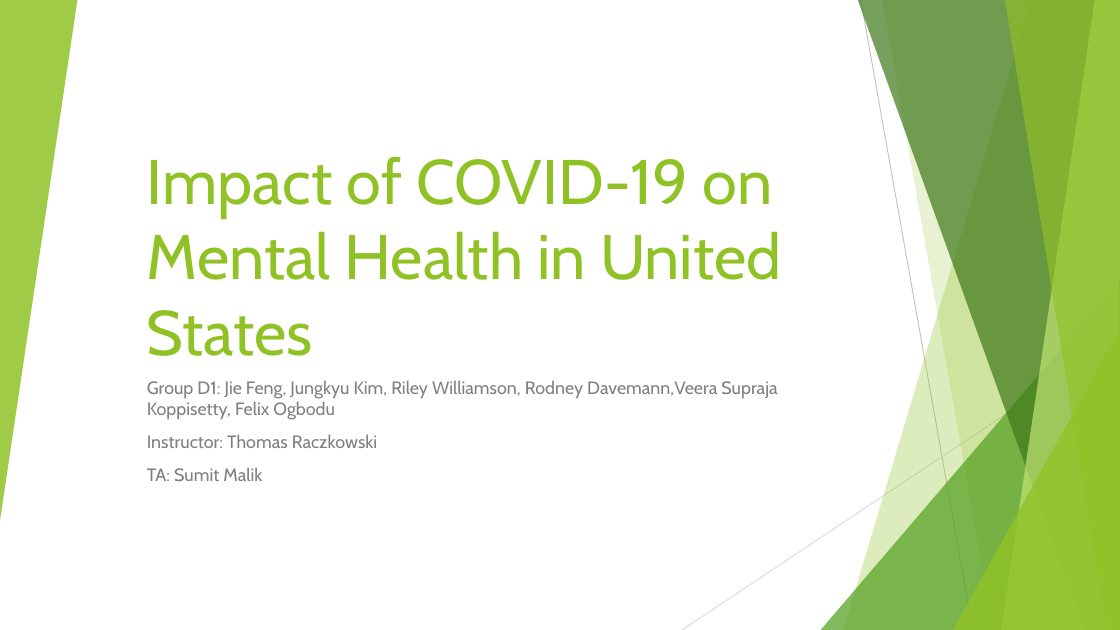
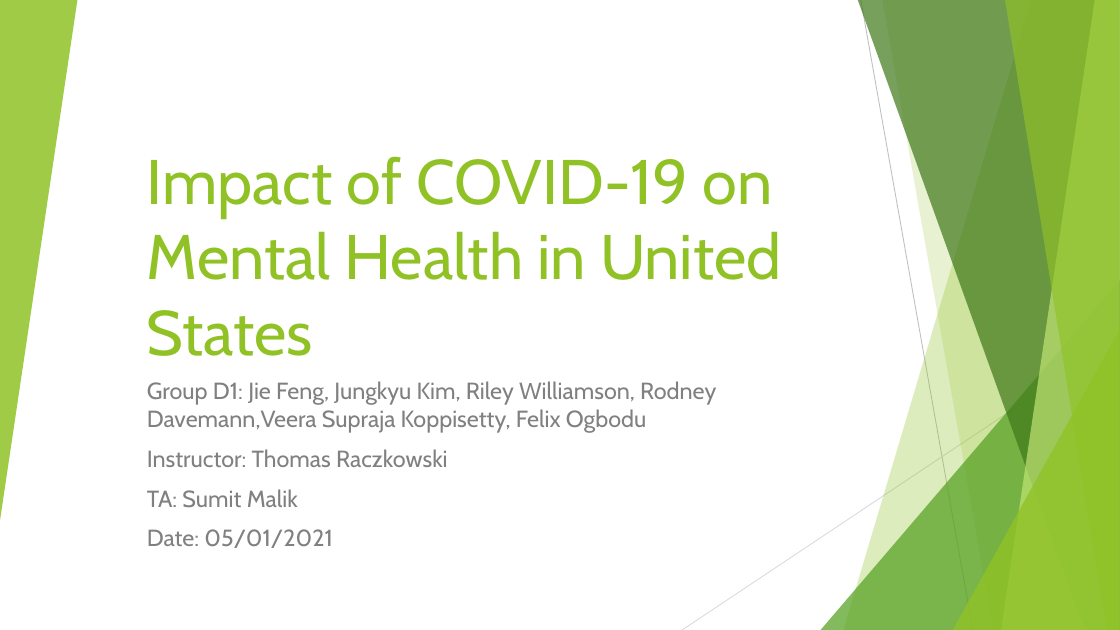
Before and after one commit to fengrujie0721/Impact-of-COVID-19-on-Mental-Health-in-United-States, a slide deck: slide 2 of impact of covid on mental health.pptx. Drawn at 1120x630 pixels with LibreOffice and Linux fonts; fonts in the diff are those of the drawing. Boxes give left, top, right and bottom in pixels: in the first picture for what was removed or moved away, otherwise in the second. Text is boxed around its words. In the diff, an @@ line names an element or a change of style, - is before the commit and + after.

```diff
--- a/impact of covid on mental health.pptx
+++ b/impact of covid on mental health.pptx
@@ subtitle at [147, 381, 716, 507]: size 15.3 to 20 pt in "Group D1: Jie Feng, Jungkyu Kim, Riley ...", "Instructor: Thomas Raczkowski", "TA: Sumit Malik" @@
@@ subtitle at [147, 529, 332, 548]: paragraph added @@
+Date: 05/01/2021
```
Also in this commit, not shown: 2 other slides changed, 2 slides added, 1 slide removed, 13 other files.
